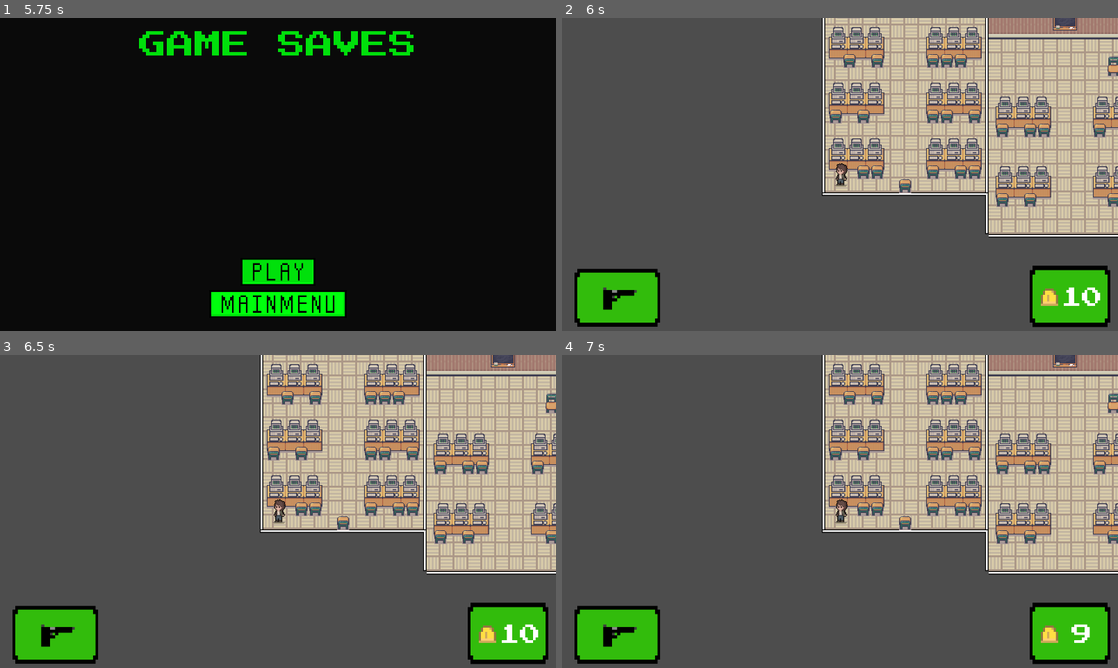
Above: before the commit, frames 1-4 (two rows, left to right).
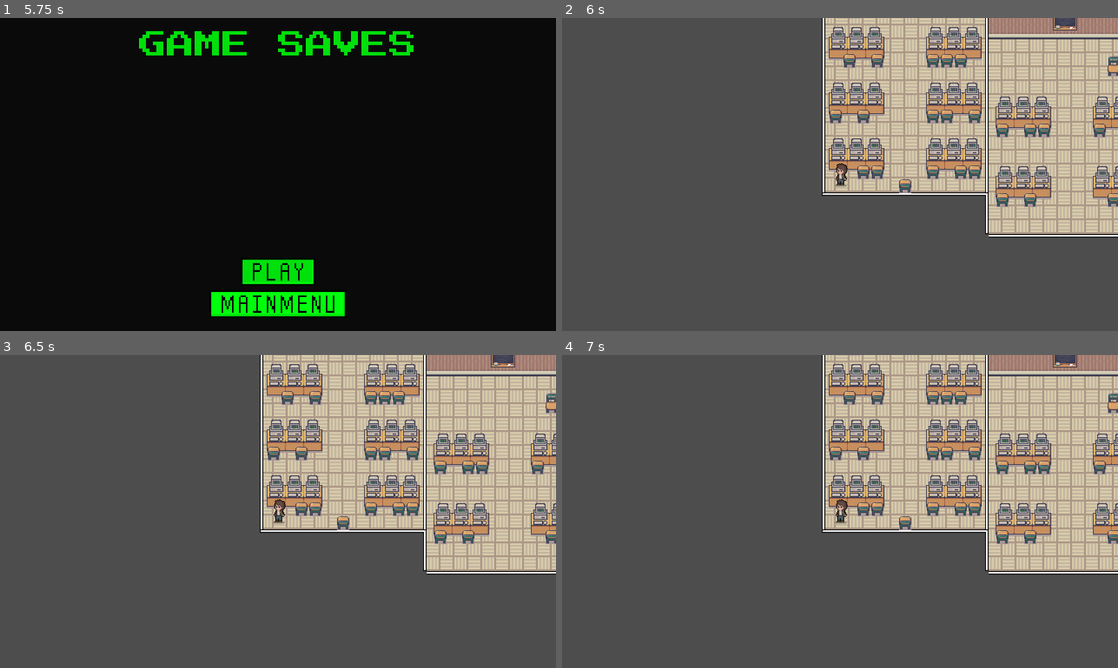
Above: after the commit, the same moments.

Repository: Smitebite/GameDev-Introduction
Game: Godot game, scene res://scenes/main_menu.tscn
Two runs of this game, one before a commit and one after it. Both use one fixed random seed, a clock stepped at 60 frames per second and the inputs below.
Inputs (mouse positions are in pixels of both pictures, inside the frame that each line leads up to):
- Up to frame 1 (5.75 s): click (383, 287) at 0.5 s; click (278, 302) at 1.25 s; click (172, 287) at 2 s; click (278, 302) at 2.75 s; click (278, 271) at 3.5 s; click (278, 302) at 4.25 s; click (278, 271) at 5 s
- Up to frame 2 (6 s): click (840, 271) at 5.75 s
- Up to frame 3 (6.5 s): no input
- Up to frame 4 (7 s): click (617, 639) at 6.52 s

Frame 1 is identical in both runs. In frame 2, 5.6% of the frame differs, in the area x 2-99%, y 79-99%; in frame 3, 5.6%; in frame 4, 5.6%.

Commit message:
added hud toggle and reload sfx

Diff:
--- a/scenes/eaton_1.tscn
+++ b/scenes/eaton_1.tscn
@@ -17,6 +17,7 @@
 [ext_resource type="Texture2D" uid="uid://ddjgtkt3dymua" path="res://assets/character/character_walk_pistol.png" id="13_8yuam"]
 [ext_resource type="AudioStream" uid="uid://ci7c5wgdmgbfq" path="res://assets/sounds/pistol_shot.mp3" id="16_4ohlj"]
 [ext_resource type="PackedScene" uid="uid://b8tdo1asku2m1" path="res://scenes/HUD.tscn" id="17_6eru8"]
+[ext_resource type="AudioStream" uid="uid://c1avf5cqedcec" path="res://assets/sounds/reload.wav" id="17_q63ww"]
 
 [sub_resource type="TileSetAtlasSource" id="TileSetAtlasSource_tptof"]
 texture = ExtResource("2_2n0rq")
@@ -5328,6 +5329,9 @@
 [node name="Gunshot" type="AudioStreamPlayer" parent="Character/ShootingSystem"]
 stream = ExtResource("16_4ohlj")
 
+[node name="Reload" type="AudioStreamPlayer" parent="Character/ShootingSystem"]
+stream = ExtResource("17_q63ww")
+
 [node name="player_hitbox" type="Area2D" parent="Character"]
 
 [node name="CollisionShape2D" type="CollisionShape2D" parent="Character/player_hitbox"]
@@ -5348,6 +5352,7 @@
 metadata/_edit_use_anchors_ = true
 
 [node name="Hud" parent="." instance=ExtResource("17_6eru8")]
+visible = false
 
 [connection signal="body_entered" from="transition_to_eaton_g_point" to="transition_to_eaton_g_point" method="_on_body_entered"]
 [connection signal="body_entered" from="Character/player_hitbox" to="Character" method="_on_player_hitbox_body_entered"]
--- a/scenes/eaton_g.tscn
+++ b/scenes/eaton_g.tscn
@@ -17,6 +17,7 @@
 [ext_resource type="Texture2D" uid="uid://crg1q55sd4eyh" path="res://assets/zombie/zombie_attack.png" id="13_b4p3h"]
 [ext_resource type="AudioStream" uid="uid://ci7c5wgdmgbfq" path="res://assets/sounds/pistol_shot.mp3" id="14_5g5h6"]
 [ext_resource type="Texture2D" uid="uid://10jco07iqwb4" path="res://assets/zombie/zombie_death.png" id="14_jod5r"]
+[ext_resource type="AudioStream" uid="uid://c1avf5cqedcec" path="res://assets/sounds/reload.wav" id="15_2ybif"]
 [ext_resource type="Texture2D" uid="uid://dm74xr561g6vl" path="res://assets/zombie/zombie_idle.png" id="15_75wrm"]
 [ext_resource type="Texture2D" uid="uid://c5wake5573lo7" path="res://assets/zombie/zombie_walk.png" id="16_iluws"]
 [ext_resource type="PackedScene" uid="uid://c8xtm4apeuo3e" path="res://scenes/bullet.tscn" id="17_642bl"]
@@ -4682,6 +4683,9 @@
 [node name="Gunshot" type="AudioStreamPlayer2D" parent="Character/ShootingSystem"]
 stream = ExtResource("14_5g5h6")
 
+[node name="Reload" type="AudioStreamPlayer" parent="Character/ShootingSystem"]
+stream = ExtResource("15_2ybif")
+
 [node name="player_hitbox" type="Area2D" parent="Character"]
 
 [node name="CollisionShape2D" type="CollisionShape2D" parent="Character/player_hitbox"]
--- a/scripts/Character.gd
+++ b/scripts/Character.gd
@@ -56,7 +56,7 @@
 	current_max_speed = MAX_SPEED  # Reset to default at each frame
 	if Input.is_action_just_pressed("Shoot_Toggle"):
 		shooting_enabled = not shooting_enabled
-
+		$"../Hud".visible = not $"../Hud".visible
 	if Input.is_action_pressed("Sprint"):
 		current_max_speed *= SPRINT_MULTIPLIER  # Adjust for sprinting
 
--- a/scripts/shooting_system.gd
+++ b/scripts/shooting_system.gd
@@ -7,6 +7,7 @@
 signal gun_reload(ammo_in_magazine: int, ammo_left: int)
 var reload_time = 1
 var reload_status = false
+var equipped = false
 
 @export var magazine_size = 10
 @export var ammo_in_magazine = 0
@@ -20,32 +21,37 @@
 		shoot()
 	if Input.is_action_just_pressed("Reload"):
 		reload()
+	if Input.is_action_just_pressed("Shoot_Toggle"):
+		equipped = not equipped
 
 func reload():
-	if reload_status == true:
-		return
-	print('reloading')
-	reload_status = true
-	ammo_in_magazine = magazine_size
-	get_tree().create_timer(reload_time, false).timeout.connect(func(): reload_status = false)
+	if equipped:
+		if reload_status == true:
+			return
+		$Reload.play()
+		print('reloading')
+		reload_status = true
+		ammo_in_magazine = magazine_size
+		get_tree().create_timer(reload_time, false).timeout.connect(func(): reload_status = false)
 
 func shoot():
-	if ammo_in_magazine <= 0 or reload_status == true:
-		reload()
-		return
-	else:
-		$Gunshot.play()
-		var bullet = bullet_scene.instantiate() as Bullet
-		get_tree().root.add_child(bullet)
-		var move_direction = (get_global_mouse_position() - global_position).normalized()
-		bullet.move_direction = move_direction
-		bullet.global_position = global_position
-		bullet.rotation = move_direction.angle()
+	if equipped:
+		if ammo_in_magazine <= 0 or reload_status == true:
+			reload()
+			return
+		else:
+			$Gunshot.play()
+			var bullet = bullet_scene.instantiate() as Bullet
+			get_tree().root.add_child(bullet)
+			var move_direction = (get_global_mouse_position() - global_position).normalized()
+			bullet.move_direction = move_direction
+			bullet.global_position = global_position
+			bullet.rotation = move_direction.angle()
 
-		ammo_in_magazine -= 1
-		emit_signal('shot')
-		print(ammo_in_magazine)
-		if ammo_in_magazine == 0:
-			reload()
+			ammo_in_magazine -= 1
+			emit_signal('shot')
+			print(ammo_in_magazine)
+			if ammo_in_magazine == 0:
+				reload()
 
 # https://www.youtube.com/watch?v=nqaSLUdEPL0
Not shown, added: assets/sounds/reload.wav.import
Not shown: 1 places in scenes/eaton_1.tscn that only renumber resources
Not shown: 1 places in scenes/eaton_g.tscn that only renumber resources
Not shown, added: assets/sounds/reload.wav
